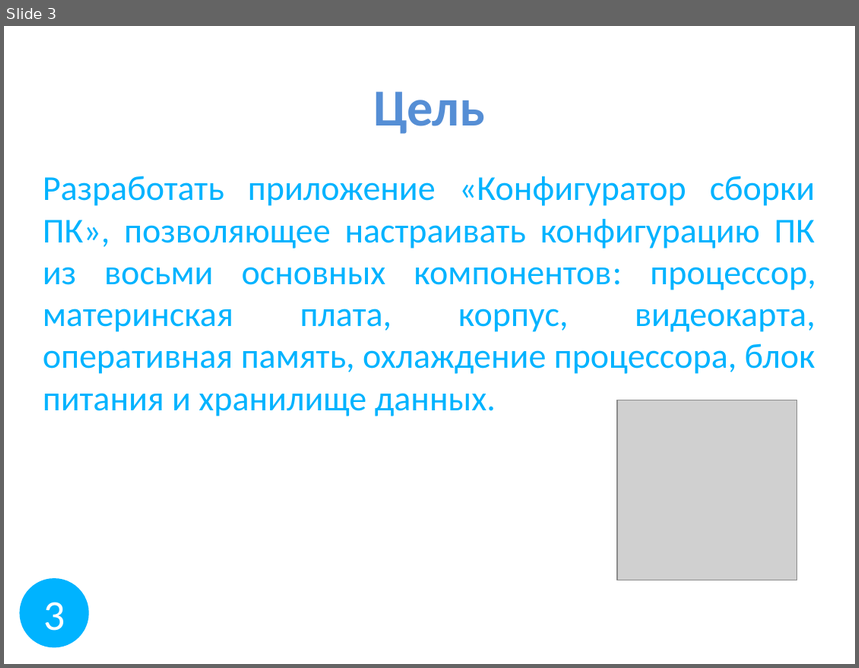
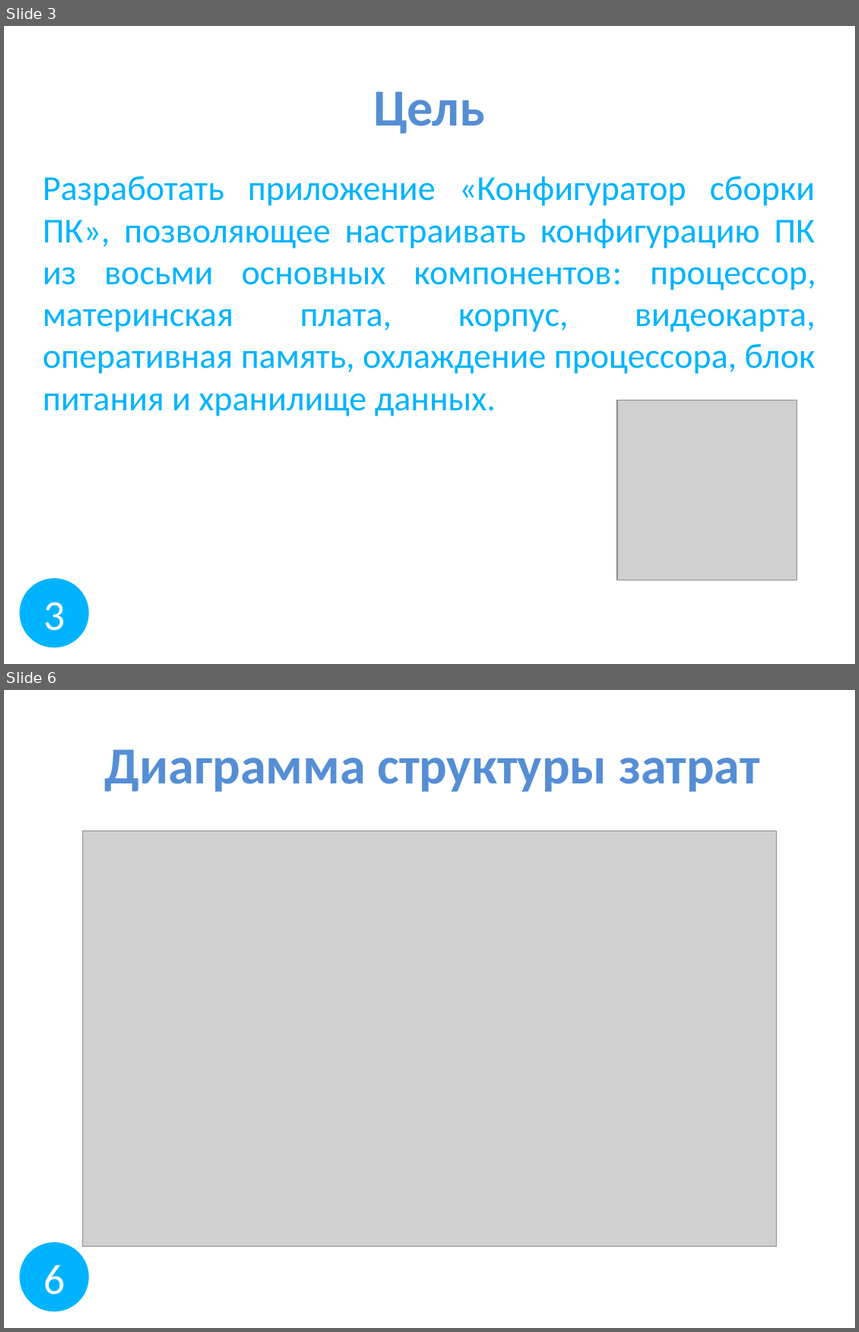
Before and after one commit to D1pex2/ConfiguratorPC, a slide deck: Презентация.pptx. Shown one above the other, each under a label of ours: slide 3 before the commit, slides 3 and 6 after it; the slides between them are not shown. The pictures are 859x668 and 859x1332 pixels, drawn with LibreOffice and Linux fonts; fonts in the diff are those of the drawing; grey boxes stand for pictures. Boxes give left, top, right and bottom in pixels: in the first picture for what was removed or moved away, otherwise in the second. Text is boxed around its words. In the diff, an @@ line names an element or a change of style, - is before the commit and + after.

```diff
--- a/Презентация.pptx
+++ b/Презентация.pptx
@@ slide 6 added at bbox=[4, 690, 855, 1328], background #FFFFFF @@
@@ title added at bbox=[104, 749, 760, 792], 44 pt, text #558ED5, bold @@
+Диаграмма структуры затрат
@@ picture added at bbox=[83, 831, 777, 1248] @@
@@ ellipse added at bbox=[21, 1244, 88, 1312], fill #00B3FF, outline #00B3FF 2 pt, 36 pt, text #FFFFFF @@
+6
```
Also in this commit, not shown: 6 slides changed.
